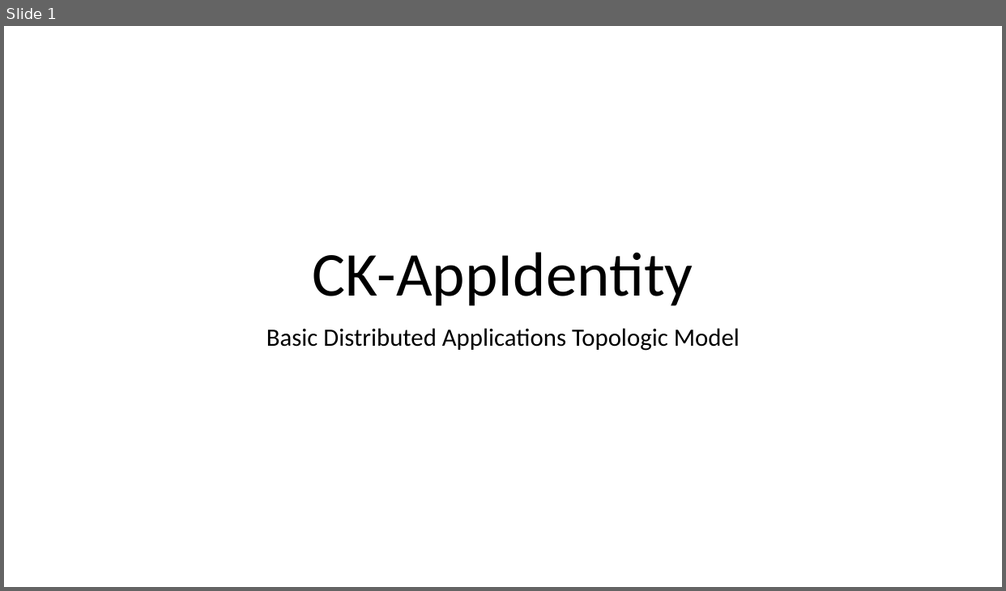
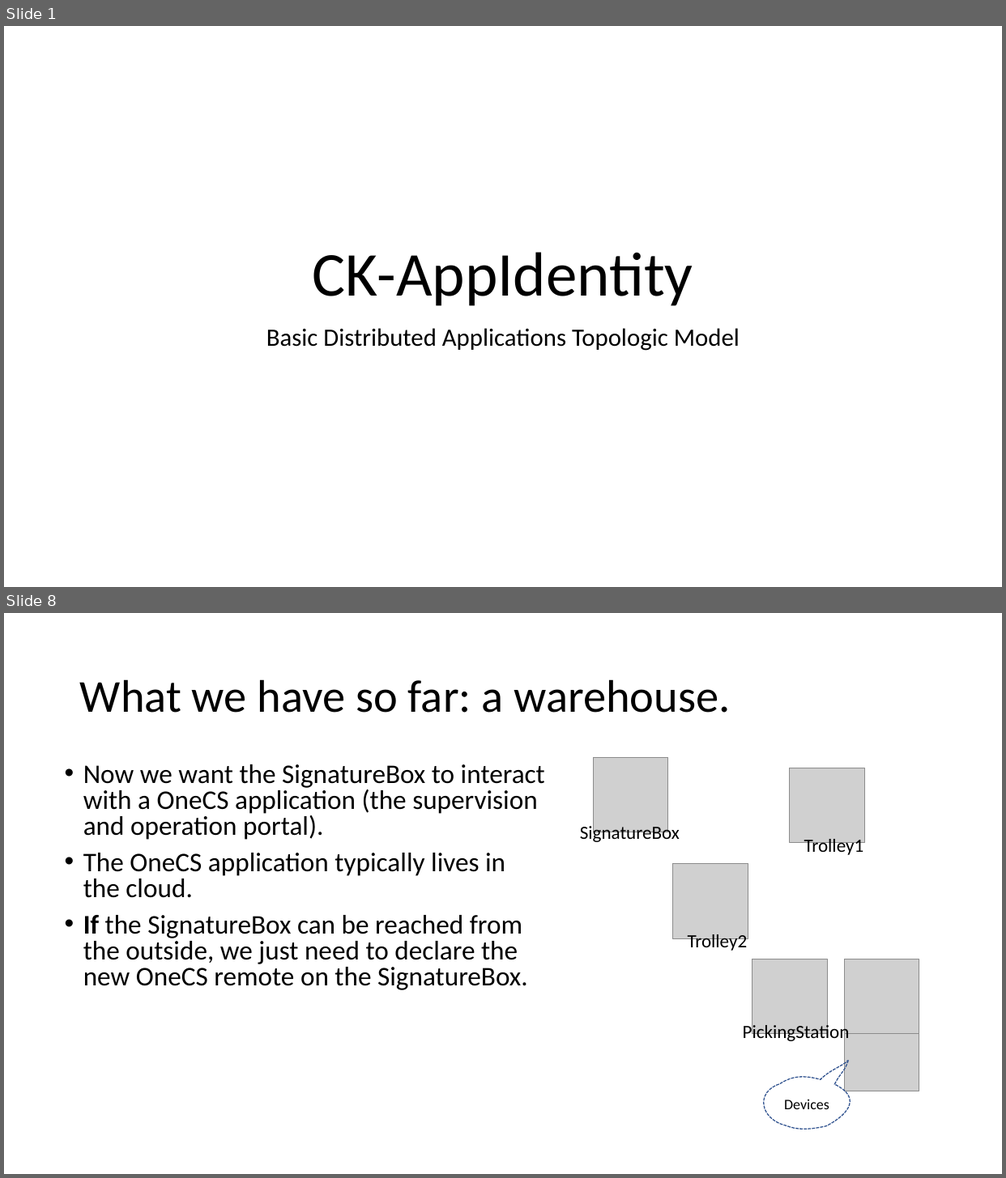
Before and after one commit to signature-opensource/CK-AppIdentity-Transport, a slide deck: Doc/CK-AppIdentity.pptx. Shown one above the other, each under a label of ours: slide 1 before the commit, slides 1 and 8 after it; the slides between them are not shown. The pictures are 1006x591 and 1006x1178 pixels, drawn with LibreOffice and Linux fonts; fonts in the diff are those of the drawing; grey boxes stand for pictures. Boxes give left, top, right and bottom in pixels: in the first picture for what was removed or moved away, otherwise in the second. Text is boxed around its words. In the diff, an @@ line names an element or a change of style, - is before the commit and + after.

```diff
--- a/Doc/CK-AppIdentity.pptx
+++ b/Doc/CK-AppIdentity.pptx
@@ slide 8 added at (4, 613, 1002, 1174), background #FFFFFF @@
@@ title added at (80, 679, 730, 713), 44 pt, text #000000 @@
+What we have so far: a warehouse.
@@ picture added at (593, 757, 668, 833) @@
@@ text added at (83, 764, 545, 990), 25.9 pt, text #000000 @@
+• Now we want the SignatureBox to interact with a OneCS application (the supervision and operation portal).
+• The OneCS application typically lives in the cloud.
+• If the SignatureBox can be reached from the outside, we just need to declare the new OneCS remote on the SignatureBox.
@@ picture added at (790, 768, 865, 843) @@
@@ text added at (580, 824, 680, 845), 18 pt, text #000000 @@
+SignatureBox
@@ text added at (804, 839, 864, 857), 18 pt, text #000000 @@
+Trolley1
@@ picture added at (673, 864, 748, 939) @@
@@ text added at (688, 935, 748, 952), 18 pt, text #000000 @@
+Trolley2
@@ picture added at (752, 959, 828, 1033) @@
@@ picture added at (845, 959, 919, 1033) @@
@@ text added at (743, 1022, 850, 1043), 18 pt, text #000000 @@
+PickingStation
@@ picture added at (845, 1016, 919, 1092) @@
@@ freeform shape added at (764, 1079, 849, 1130), outline #325491 1 pt dashed, 14 pt, text #000000 @@
+Devices
```
Also in this commit, not shown: 3 slides changed, 13 other slides added, 1 slide removed, 22 other files.
